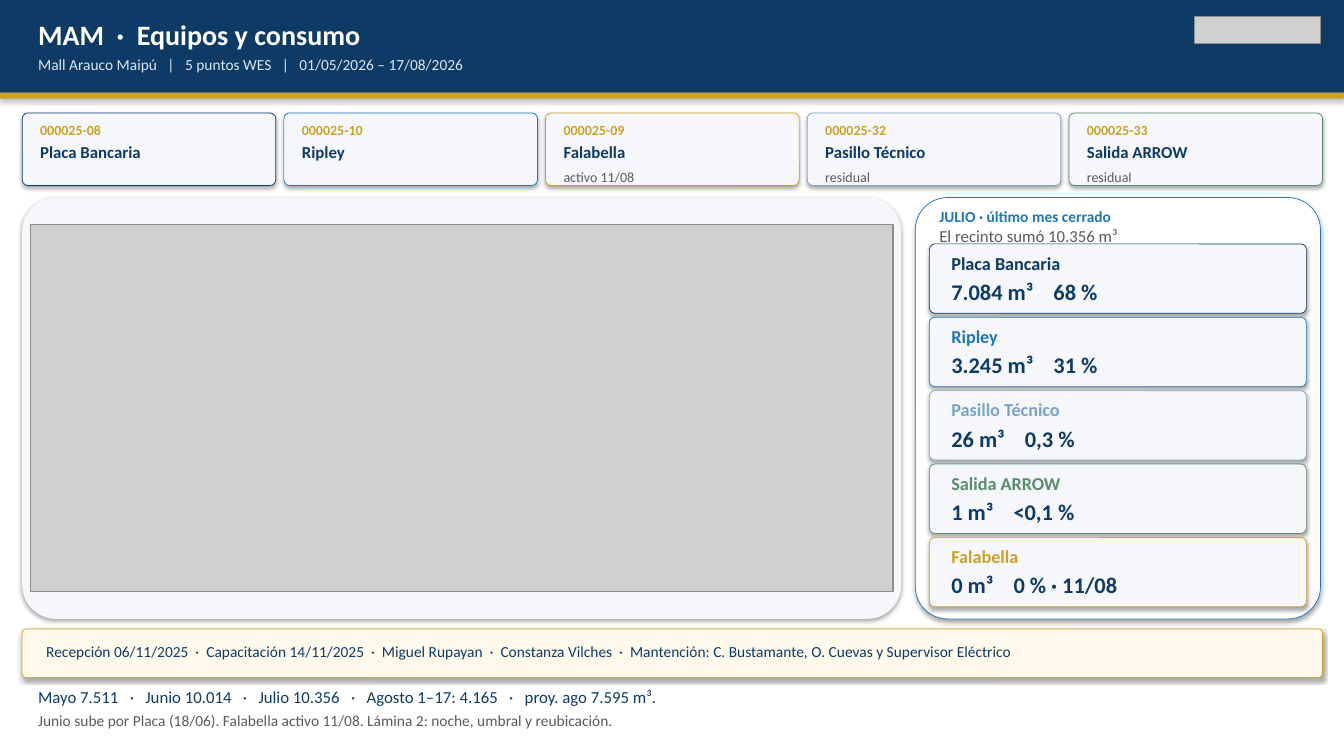
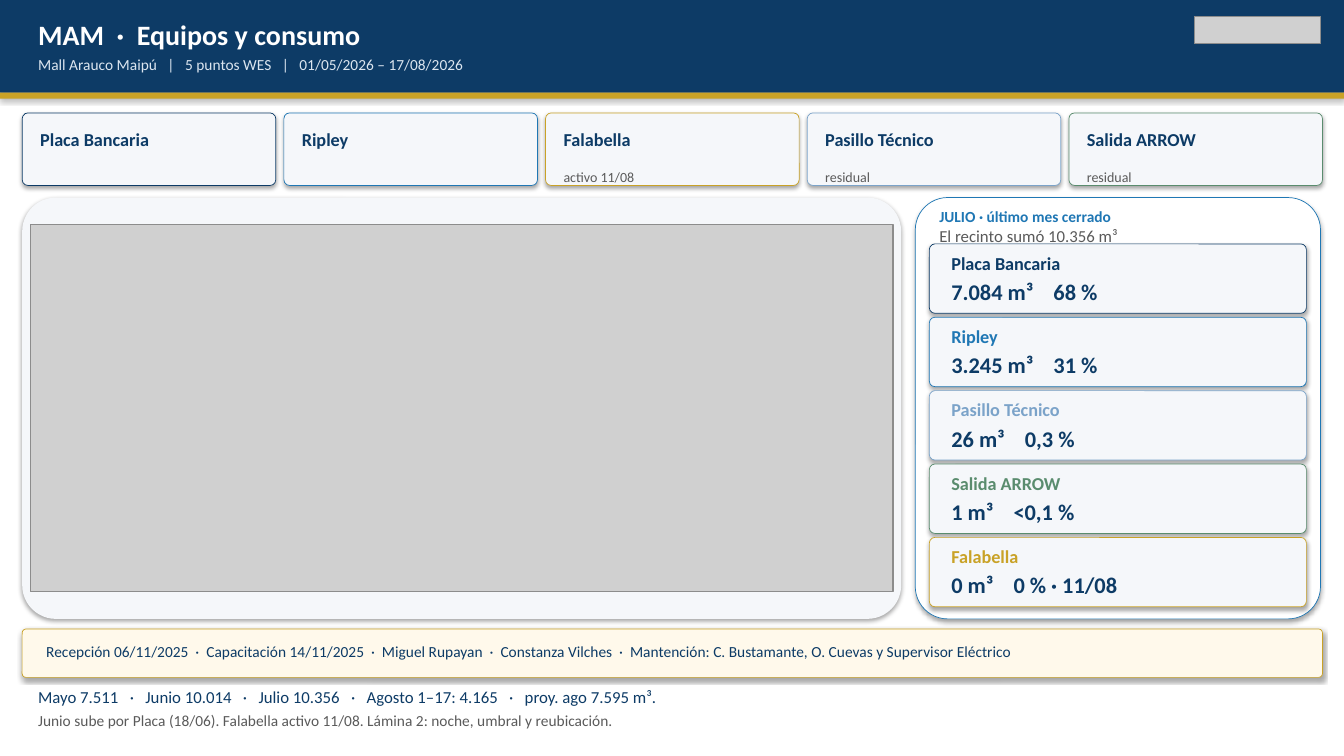
Before and after one commit to anibaloperacionesWes/wes-scripts, a slide deck: slide 4 of reports/Parque_Arauco/TMP_7MALLS/entrega_diego_anibal/Recorrido_ejecutivo_PA_MAE_20260817.pptx. Drawn at 1344x756 pixels with LibreOffice and Linux fonts; fonts in the diff are those of the drawing; grey boxes stand for pictures. Boxes give left, top, right and bottom in pixels: in the first picture for what was removed or moved away, otherwise in the second. Text is boxed around its words. In the diff, an @@ line names an element or a change of style, - is before the commit and + after.

```diff
--- a/reports/Parque_Arauco/TMP_7MALLS/entrega_diego_anibal/Recorrido_ejecutivo_PA_MAE_20260817.pptx
+++ b/reports/Parque_Arauco/TMP_7MALLS/entrega_diego_anibal/Recorrido_ejecutivo_PA_MAE_20260817.pptx
@@ text "Placa Bancaria": place and size @@
-text "Placa Bancaria" at box(40, 146, 140, 158)
+text "Placa Bancaria" at box(40, 133, 149, 146)
@@ text removed at box(40, 125, 101, 135) @@
-000025-08
@@ text "Ripley": place and size @@
-text "Ripley" at box(302, 146, 345, 161)
+text "Ripley" at box(302, 133, 348, 149)
@@ text removed at box(302, 126, 363, 135) @@
-000025-10
@@ size 12 to 13 pt in 5 elements at box(40, 133, 149, 146), box(302, 133, 348, 149), box(825, 133, 934, 146), box(1087, 133, 1196, 146), box(564, 133, 631, 146) @@
@@ text "Falabella": place and size @@
-text "Falabella" at box(564, 146, 626, 158)
+text "Falabella" at box(564, 133, 631, 146)
@@ text removed at box(564, 126, 625, 135) @@
-000025-09
@@ text "Pasillo Técnico": place and size @@
-text "Pasillo Técnico" at box(825, 146, 925, 158)
+text "Pasillo Técnico" at box(825, 133, 934, 146)
@@ text removed at box(825, 126, 886, 135) @@
-000025-32
@@ text "Salida ARROW": place and size @@
-text "Salida ARROW" at box(1087, 146, 1187, 158)
+text "Salida ARROW" at box(1087, 133, 1196, 146)
@@ text removed at box(1087, 126, 1148, 135) @@
-000025-33
```
Also in this commit, not shown: 7 other slides changed, 1 other file.
